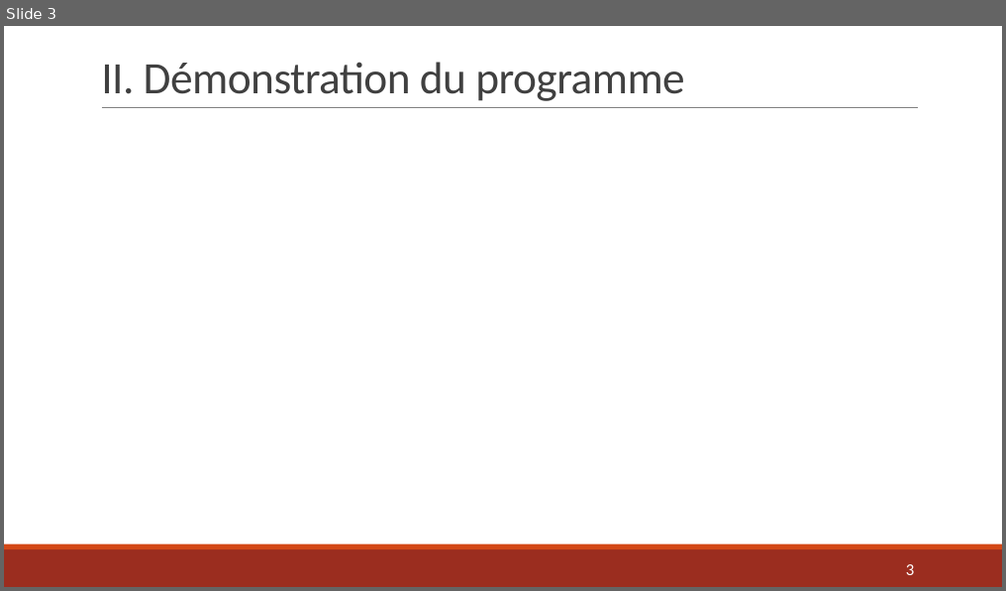
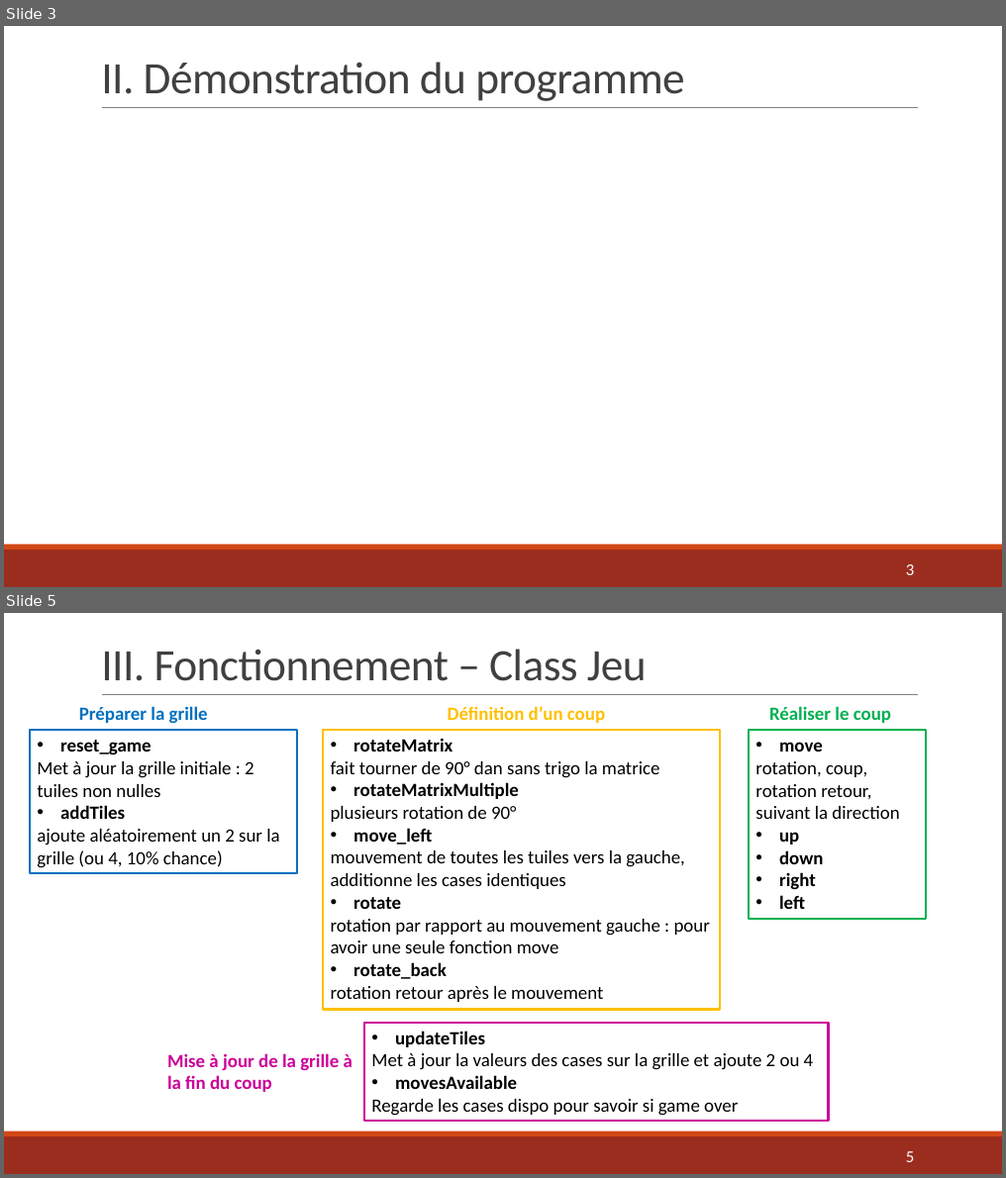
Before and after one commit to AlexandraDarco/prog_2048, a slide deck: Projet Info – Jeu 2048.pptx. Shown one above the other, each under a label of ours: slide 3 before the commit, slides 3 and 5 after it; the slides between them are not shown. The pictures are 1006x591 and 1006x1178 pixels, drawn with LibreOffice and Linux fonts; fonts in the diff are those of the drawing. Boxes give left, top, right and bottom in pixels: in the first picture for what was removed or moved away, otherwise in the second. Text is boxed around its words. In the diff, an @@ line names an element or a change of style, - is before the commit and + after.

```diff
--- a/Projet Info – Jeu 2048.pptx
+++ b/Projet Info – Jeu 2048.pptx
@@ slide 5 added at (4, 613, 1002, 1174), background #FFFFFF; not listed: 3 template elements that a slide beside it also shows @@
@@ title added at (101, 649, 647, 681), 43.2 pt, text #404040 @@
+III. Fonctionnement – Class Jeu
@@ rectangle added at (30, 730, 297, 873), outline #0070C0 2.25 pt, 18 pt, text #000000 @@
+• reset_game
+Met à jour la grille initiale : 2 tuiles non nulles
+• addTiles
+ajoute aléatoirement un 2 sur la grille (ou 4, 10% chance)
@@ text added at (79, 706, 208, 724), 18 pt, text #0070C0, bold @@
+Préparer la grille
@@ rectangle added at (323, 730, 720, 1010), outline #FFC000 2.25 pt, 18 pt, text #000000 @@
+• rotateMatrix
+fait tourner de 90° dan sans trigo la matrice
+• rotateMatrixMultiple
+plusieurs rotation de 90°
+• move_left
+mouvement de toutes les tuiles vers la gauche, additionne les cases identiques
+• rotate
+rotation par rapport au mouvement gauche : pour avoir une seule fonction move
+• rotate_back
+rotation retour après le mouvement
@@ text added at (448, 706, 605, 723), 18 pt, text #FFC000, bold @@
+Définition d’un coup
@@ rectangle added at (748, 730, 926, 919), outline #00B050 2.25 pt, 18 pt, text #000000 @@
+• move
+rotation, coup, rotation retour, suivant la direction
+• up
+• down
+• right
+• left
@@ text added at (769, 706, 891, 723), 18 pt, text #00B050, bold @@
+Réaliser le coup
@@ rectangle added at (364, 1023, 829, 1121), outline #CC0099 2.25 pt, 18 pt, text #000000 @@
+• updateTiles
+Met à jour la valeurs des cases sur la grille et ajoute 2 ou 4
+• movesAvailable
+Regarde les cases dispo pour savoir si game over
@@ text added at (167, 1054, 352, 1092), 18 pt, text #CC0099, bold @@
+Mise à jour de la grille à la fin du coup
@@ page number added at (906, 1152, 914, 1162), 16 pt, text #FFFFFF @@
+5
```
Also in this commit, not shown: 1 slide changed, 2 other slides added, 1 other file.
